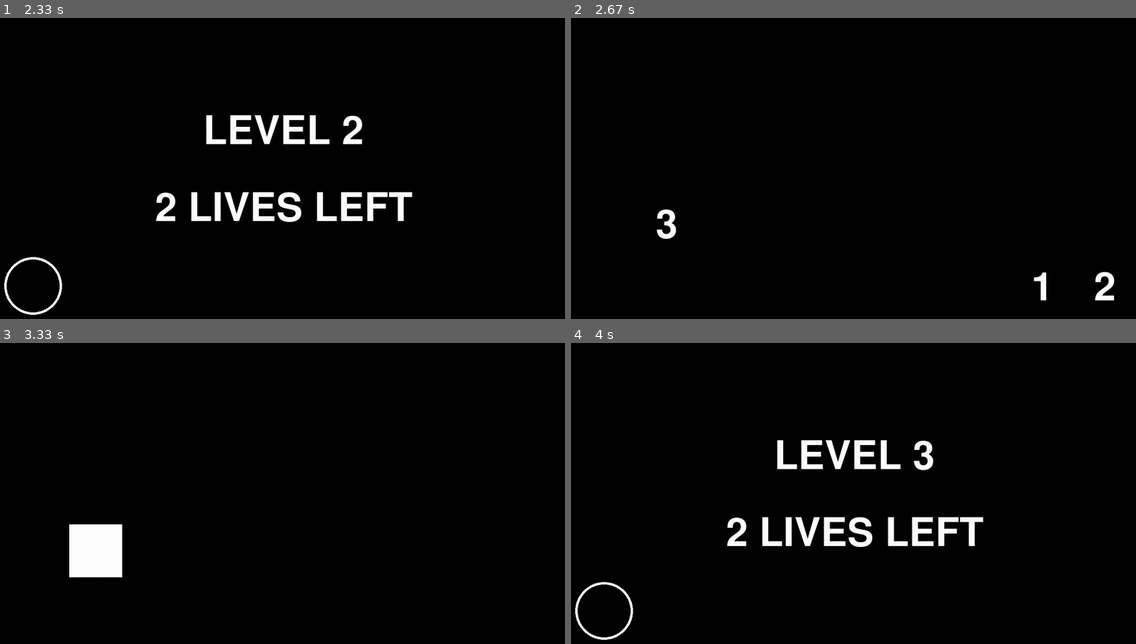
Above: before the commit, frames 1-4 (two rows, left to right).
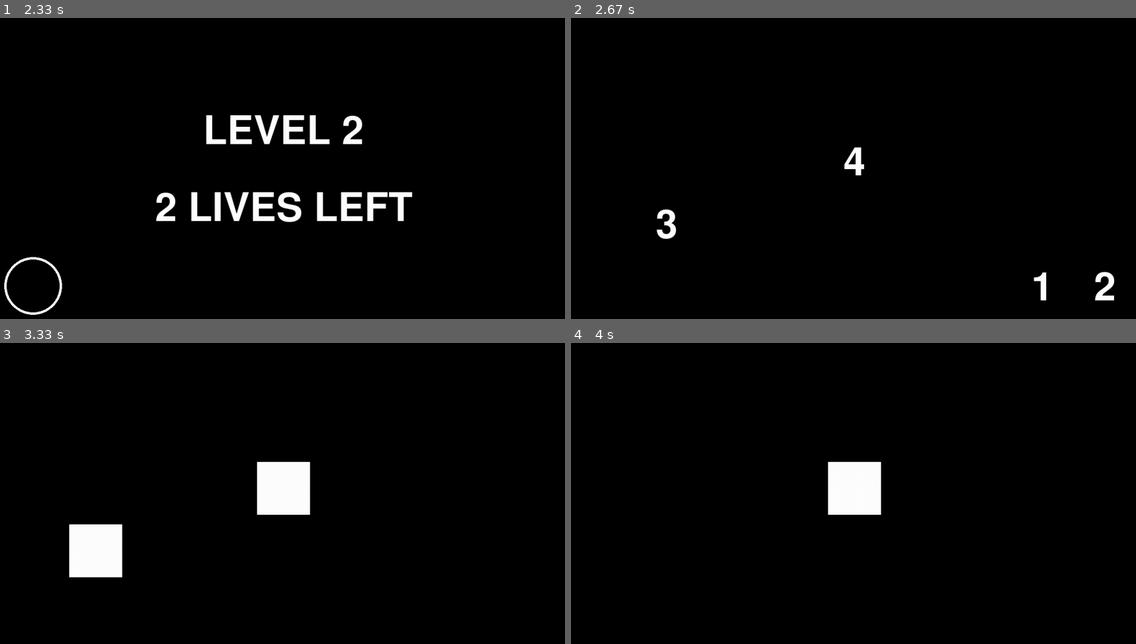
Above: after the commit, the same moments.

Repository: SangYoonLee1231/MyPersonalProject2021
Game: pygame game, started from pygame_project_memory/6_setup_완성코드.py
Same seed, same stepped clock (60 frames per second), same inputs: the game is played once before the commit and once after it.
Inputs (mouse positions are in pixels of both pictures, inside the frame that each line leads up to):
- Up to frame 1 (2.33 s): click (33, 285) at 0.38 s; click "2" at 0.72 s; click (33, 285) at 1.05 s; click "1" at 1.38 s; click (158, 288) at 1.72 s; click (452, 294) at 2.05 s
- Up to frame 2 (2.67 s): click (604, 285) at 2.38 s
- Up to frame 3 (3.33 s): click "1" at 2.72 s; click (531, 613) at 3.05 s
- Up to frame 4 (4 s): click (667, 550) at 3.38 s

Frame 1 is identical in both runs. In frame 2, 0.2% of the frame differs, in the area x 48-52%, y 42-53%; in frame 3, 1.7%; in frame 4, 5.0%, in the area x 0-73%, y 32-99%.

Commit message:
Update 6_setup_완성코드.py

Diff:
--- a/pygame_project_memory/6_setup_완성코드.py
+++ b/pygame_project_memory/6_setup_완성코드.py
@@ -5,11 +5,11 @@
 def setup(level):
     # 얼마동안 숫자를 보여줄지
     global display_time
-    display_time = 5 - (level // 6)
+    display_time = 5 - (level // 4)
     display_time = max(display_time, 1) # 1초 미만이면 1초로 처리
 
     # 얼마나 많은 숫자를 보여줄 것인가?
-    number_count = (level // 3) + 3
+    number_count = (level // 2) + 3
     number_count = min(number_count, 40) # 만약 40을 초과하면 40으로 처리
 
     # 실제 화면에 grid 형태로 숫자를 랜덤으로 배치
